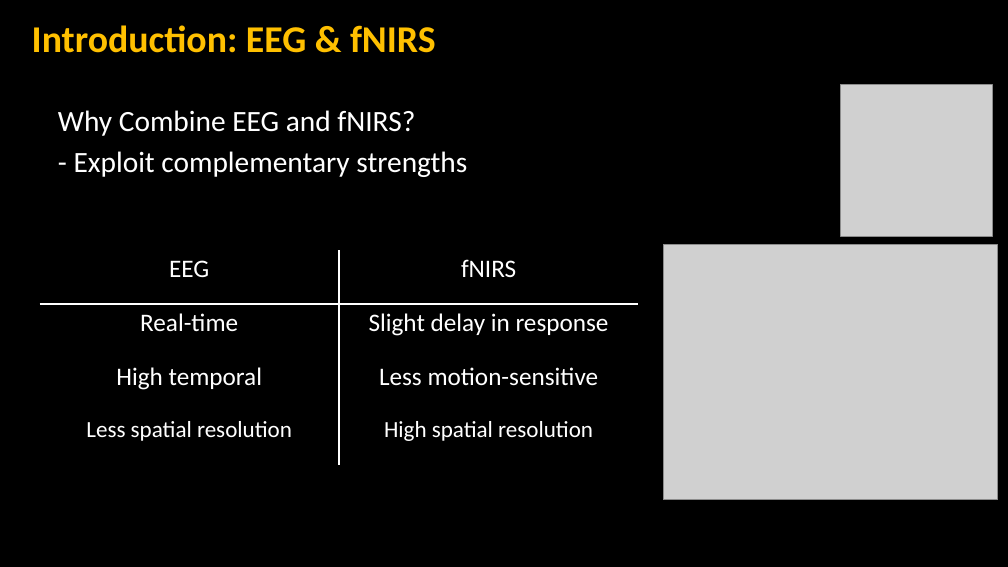
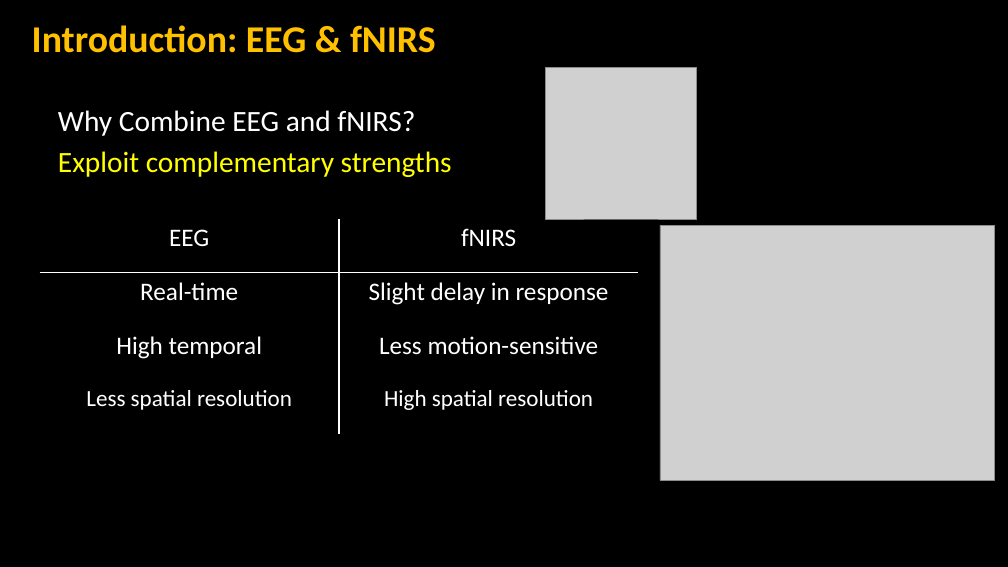
Before and after one commit to NikoHems/EEG_fNRIS_AD, a slide deck: slide 5 of EEG_fNIRS/presentation/eeg_fnirs_ad_detection.pptx. Drawn at 1008x567 pixels with LibreOffice and Linux fonts; fonts in the diff are those of the drawing; grey boxes stand for pictures; background and template pictures are left out. Boxes give left, top, right and bottom in pixels: in the first picture for what was removed or moved away, otherwise in the second. Text is boxed around its words. In the diff, an @@ line names an element or a change of style, - is before the commit and + after.

```diff
--- a/EEG_fNIRS/presentation/eeg_fnirs_ad_detection.pptx
+++ b/EEG_fNIRS/presentation/eeg_fnirs_ad_detection.pptx
@@ picture moved from (x1=841, y1=85, x2=992, y2=236) to (x1=545, y1=67, x2=696, y2=219) @@
@@ text at (x1=58, y1=151, x2=452, y2=177): text changed; text colour #FFFFFF to #FFFF00 @@
-- Exploit complementary strengths
+Exploit complementary strengths
@@ table moved from (x1=39, y1=250, x2=638, y2=466) to (x1=39, y1=219, x2=638, y2=435) @@
@@ picture moved from (x1=663, y1=244, x2=998, y2=500) to (x1=660, y1=225, x2=995, y2=481) @@
```
Also in this commit, not shown: 3 other slides changed.
